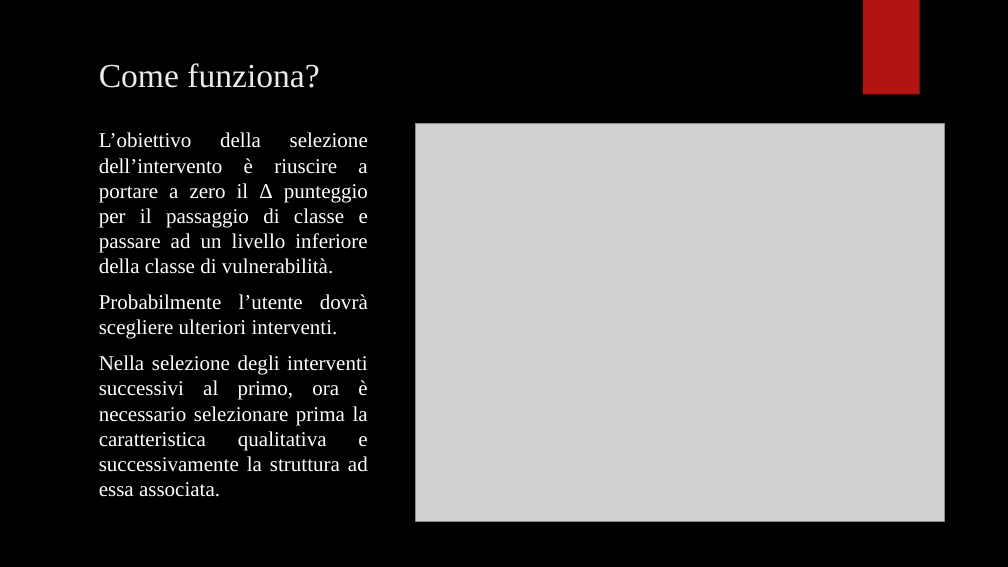
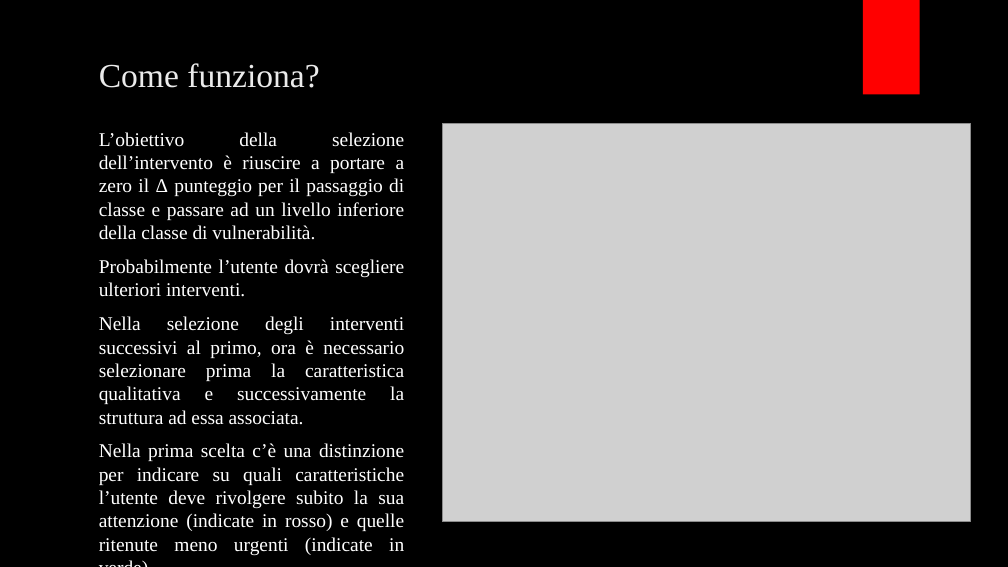
Before and after one commit to MetalGandix/ProjectSeiApp, a slide deck: slide 17 of SeiAppPP.pptx. Drawn at 1008x567 pixels with LibreOffice and Linux fonts; fonts in the diff are those of the drawing; grey boxes stand for pictures; background and template pictures are left out. Boxes give left, top, right and bottom in pixels: in the first picture for what was removed or moved away, otherwise in the second. Text is boxed around its words. In the diff, an @@ line names an element or a change of style, - is before the commit and + after.

```diff
--- a/SeiAppPP.pptx
+++ b/SeiAppPP.pptx
@@ rectangle at [863, 0, 920, 95]: fill #B01513 to #FF0000 @@
@@ text at [99, 132, 405, 425]: size 20 to 18.5 pt in "L’obiettivo della selezione dell’intervento è riuscire a ...", "Probabilmente l’utente dovrà scegliere ulteriori interventi.", "Nella selezione degli interventi successivi al primo, ..." @@
@@ picture: place and size @@
-picture at [416, 123, 944, 522]
+picture at [442, 123, 971, 522]
@@ ellipse removed at [712, 138, 944, 371] @@
@@ text at [99, 443, 404, 531]: paragraph added @@
+Nella prima scelta c’è una distinzione per indicare su quali caratteristiche l’utente deve rivolgere subito la sua attenzione (indicate in rosso) e quelle ritenute meno urgenti (indicate in verde).
```
Also in this commit, not shown: 21 other slides changed, 1 other file.
